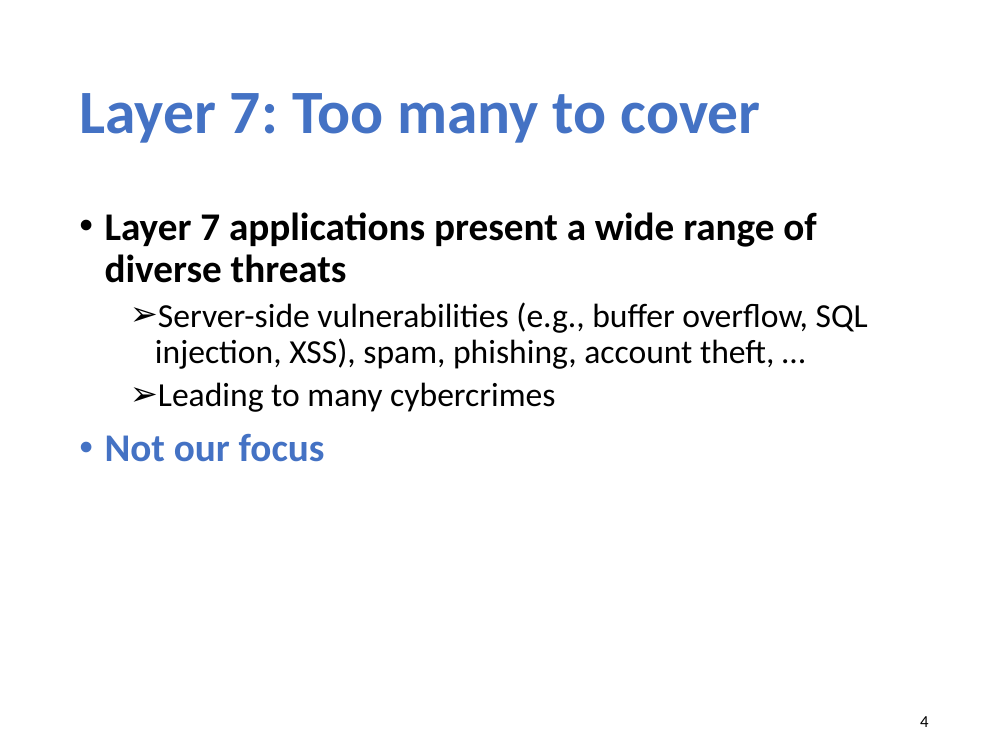
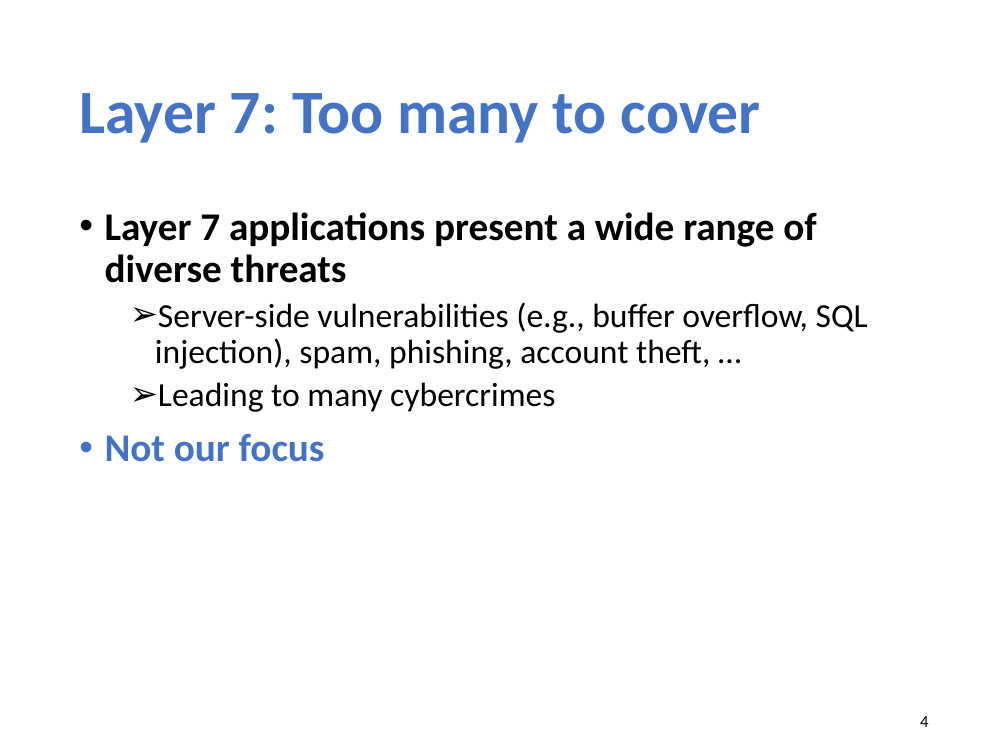
Before and after one commit to xinjin/course-net, a slide deck: slide 4 of slides/lec20_security.pptx. Drawn at 1008x756 pixels with LibreOffice and Linux fonts; fonts in the diff are those of the drawing. Boxes give left, top, right and bottom in pixels: in the first picture for what was removed or moved away, otherwise in the second. Text is boxed around its words. In the diff, an @@ line names an element or a change of style, - is before the commit and + after.

```diff
--- a/slides/lec20_security.pptx
+++ b/slides/lec20_security.pptx
@@ text at bbox=[155, 302, 868, 369]: text changed @@
-  ➢ Server-side vulnerabilities (e.g., buffer overflow, SQL injection, XSS), spam, phishing, account theft, …
+  ➢ Server-side vulnerabilities (e.g., buffer overflow, SQL injection), spam, phishing, account theft, …
```
Also in this commit, not shown: 3 other slides changed, 1 slide added, 2 other files.
